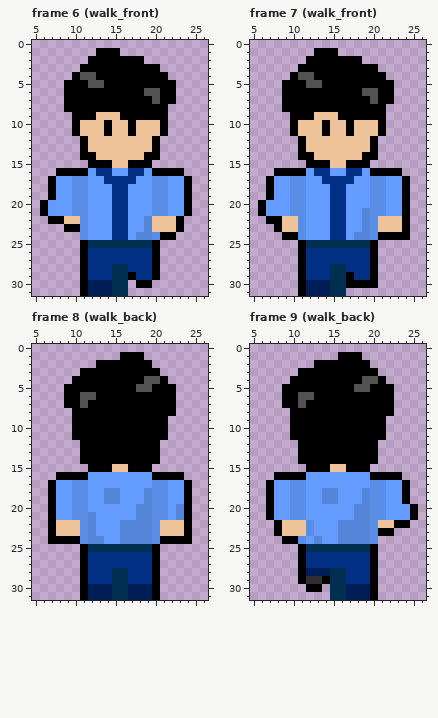
File history of a pixel-art file, Art/Aseprite/SangIn.aseprite. This is how it looked before the edit.
32x32 pixels, 23 frames. Shown: frame 6 (walk_front): x 5..26, y 0..31; frame 7 (walk_front): x 5..26, y 0..31; frame 8 (walk_back): x 5..26, y 0..31; frame 9 (walk_back): x 5..26, y 0..31. The commit also changed other frames, which this record leaves out.
Now the later version:
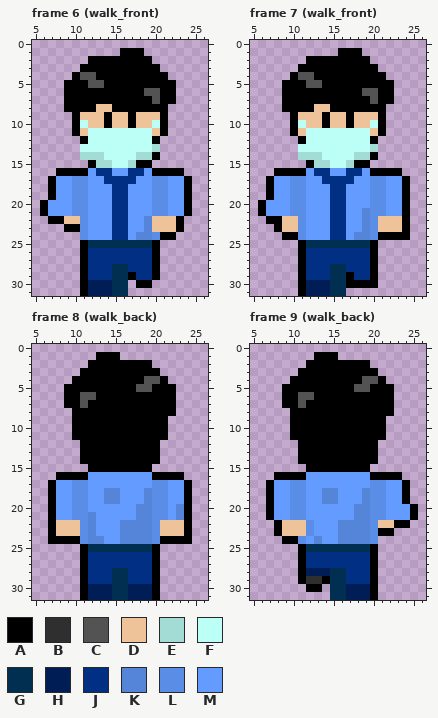
Palette (. is transparent): A #000000  B #2f2f30  C #535353  D #eec39a  E #a2dcd4  F #bcfff6  G #002f52  H #001e55  J #002f83  K #5585d9  L #5a8de6  M #639bff
From old to new:
--- frame 6 (walk_front)
@@ x 11..21 @@
  0 ...........
- 1 ..AAA......
- 2 .AAAAAAA...
+ 1 .....AAA...
+ 2 .AAAAAAAA..
  3 AAAAAAAAAA.
@@ x 9..22 @@
  7 AAAAAAAAAAACAA
- 8 AAAAAAAAAAAAA.
- 9 .AAADDDAAAAAA.
-10 .ADDDADDADDDA.
-11 .ADDDADDADDDA.
-12 ..ADDDDDDDDA..
-13 ..ADDDDDDDDA..
-14 ..AADDDDDDAA..
-15 ...AAADDAAA...
+ 8 AAAADDAAAAAAA.
+ 9 .ADDDADDADDDA.
+10 .AFDDADDADDFA.
+11 .ADFFFFFFFFDA.
+12 ..AFFFFFFFFA..
+13 ..FFFFFFFFFE..
+14 ..EEEFFFFEEA..
+15 ...AEEFFEAA...
 16 AAAMJJMMJJMAAA
--- frame 7 (walk_front): the same change as frame 6 (walk_front)
--- frame 8 (walk_back)
@@ x 10..20 @@
  0 ...........
- 1 ......AAA..
- 2 ...AAAAAAA.
+ 1 ...AAA.....
+ 2 ..AAAAAAAA.
  3 .AAAAAAAAAA
@@ x 13..18 @@
 14 AAAAAA
-15 AADDAA
+15 AAAAAA
 16 MMMMMM
--- frame 9 (walk_back): the same change as frame 8 (walk_back)
Where, in picture pixels (left, top, right, bottom), the same in both pictures:
changed: (96, 48, 152, 64)
changed: (80, 104, 160, 168)
changed: (314, 48, 370, 64)
changed: (298, 104, 378, 168)
changed: (88, 352, 144, 368)
changed: (112, 464, 128, 472)
changed: (306, 352, 362, 368)
changed: (330, 464, 346, 472)
